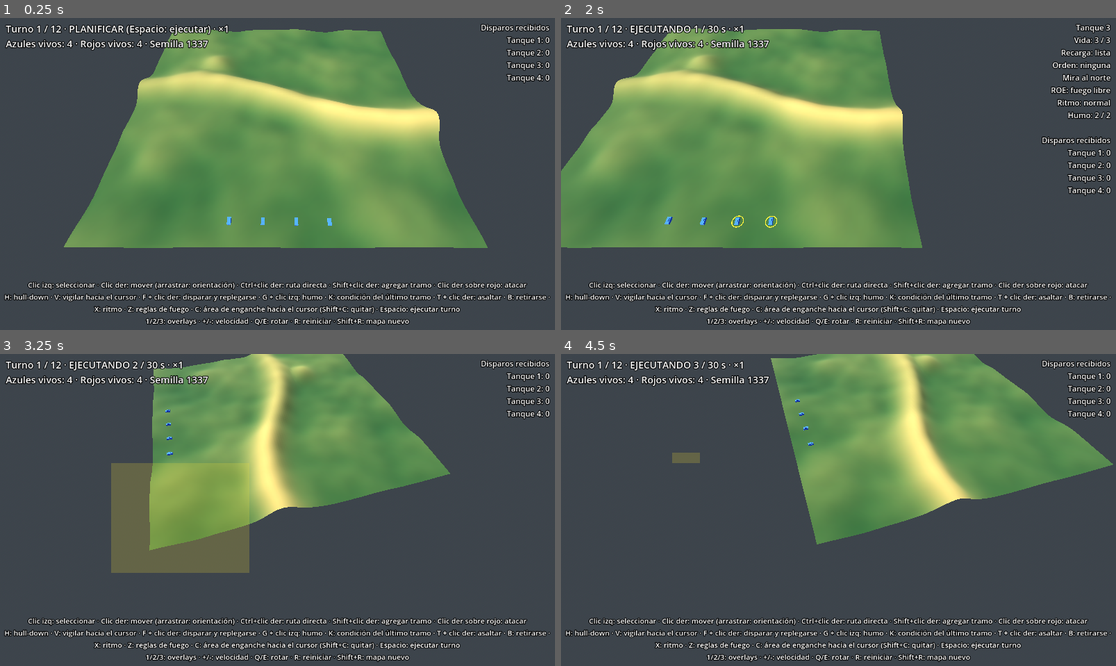
Above: before the commit, frames 1-4 (two rows, left to right).
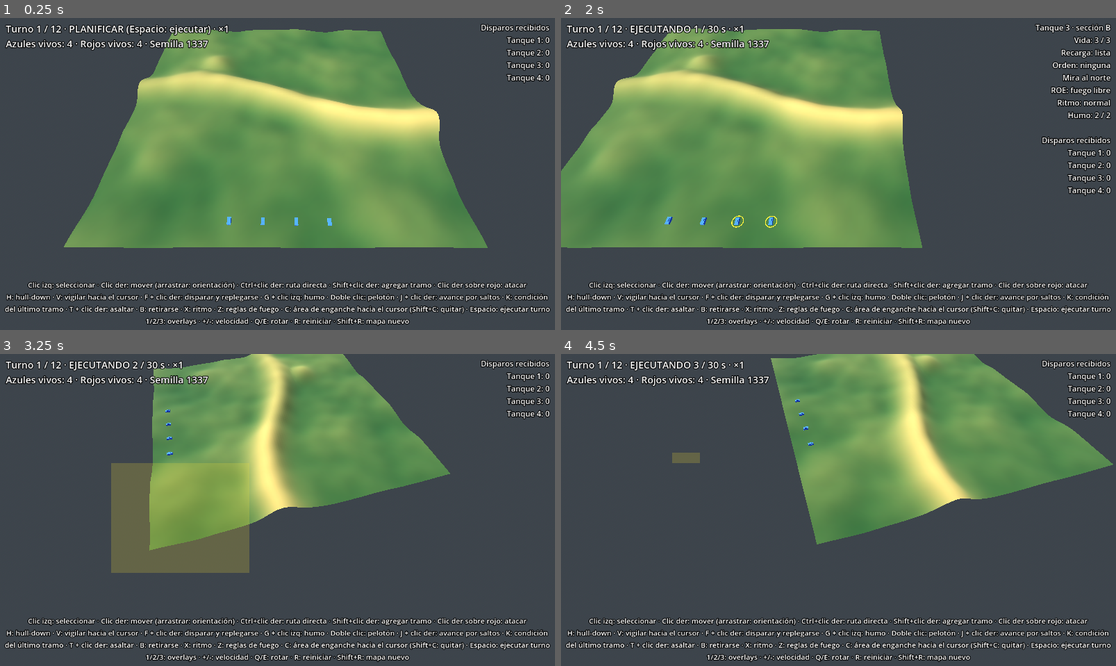
Above: after the commit, the same moments.

Repository: LeandroK99/Demogamev1
Game: Godot game, scene res://main.tscn
Two runs of this game, one before a commit and one after it. Both use one fixed random seed, a clock stepped at 60 frames per second and the inputs below.
Inputs (mouse positions are in pixels of both pictures, inside the frame that each line leads up to):
- Up to frame 1 (0.25 s): no input
- Up to frame 2 (2 s): tap Enter at 0.5 s; move the mouse to (960, 158) at 0.52 s; hold D 0.53-1.25 s; tap J at 0.6 s; click (960, 158) at 0.67 s; tap Space at 0.77 s; drag from (727, 189) to (810, 236) at 1.27 s
- Up to frame 3 (3.25 s): move the mouse to (333, 441) at 2.02 s; hold D 2.03-2.75 s; hold Q 2.03-2.75 s; click (333, 441) at 2.17 s; tap J at 2.3 s; drag from (249, 572) to (111, 463) at 2.77 s
- Up to frame 4 (4.5 s): move the mouse to (1005, 556) at 3.52 s; hold A 3.53-4.25 s; tap H at 3.6 s; click (1005, 556) at 3.67 s; tap Space at 3.77 s; tap J at 3.8 s; drag from (672, 463) to (755, 432) at 4.27 s

The runs differ from the first frame. In frame 1, 2.7% of the frame differs, in the area x 0-100%, y 88-95%; in frame 2, 2.9%, in the area x 0-100%, y 1-95%; in frame 3, 2.7%; in frame 4, 2.7%.

Commit message:
fase 17: pelotón con dos secciones, orden repartida y avance por saltos
Co-Authored-By: Claude Opus 5.5 <noreply@anthropic.com>
Claude-Session: https://claude.ai/code/session_01FRAVKPY78grxLMWDVvAnAv

Diff:
--- a/game/hud.gd
+++ b/game/hud.gd
@@ -4,7 +4,7 @@
 
 const PLAYER_SIDE: int = 0
 const HELP: String = "Clic izq: seleccionar · Clic der: mover (arrastrar: orientación) · Ctrl+clic der: ruta directa · Shift+clic der: agregar tramo · Clic der sobre rojo: atacar\n" \
-	+ "H: hull-down · V: vigilar hacia el cursor · F + clic der: disparar y replegarse · G + clic izq: humo · K: condición del último tramo · T + clic …(227 unchanged characters)…
+	+ "H: hull-down · V: vigilar hacia el cursor · F + clic der: disparar y replegarse · G + clic izq: humo · Doble clic: pelotón · J + clic der: avance por saltos · K: condición del último tramo · T + clic …(227 unchanged characters)…
 const ORDER_NAMES: Dictionary = {
 	Unit.Order.NONE: "ninguna",
 	Unit.Order.MOVE: "mover",
@@ -124,6 +124,9 @@
 	if input_controller.pending_mode == "scoot":
 		lines.append("Clic derecho: posición de tiro (Esc cancela)")
 		lines.append("")
+	elif input_controller.pending_mode == "bound":
+		lines.append("Clic derecho: objetivo del avance por saltos (Esc cancela)")
+		lines.append("")
 	elif input_controller.pending_mode == "assault":
 		lines.append("Clic derecho: objetivo del asalto (Esc cancela)")
 		lines.append("")
@@ -131,7 +134,10 @@
 		lines.append("Clic izquierdo: dónde tirar el humo (Esc cancela)")
 		lines.append("")
 	if sel != null:
-		lines.append("Tanque %d" % (sel.id + 1))
+		var plt: Platoon = world.platoon_of(sel.id)
+		if input_controller.selected_platoon() != null:
+			lines.append("Pelotón completo (%d tanques)" % input_controller.selected_ids.size())
+		lines.append("Tanque %d · sección %s" % [sel.id + 1, Platoon.section_letter(plt.section_of(sel.id) if plt != null else -1)])
 		lines.append("Vida: %d / %d" % [sel.hp, Config.TANK_HP])
 		lines.append("Recarga: %s" % ("lista" if sel.reload_left <= 0.0 else "%.1f s" % sel.reload_left))
 		var order_text: String = ORDER_NAMES.get(sel.order, "?")
--- a/game/input_controller.gd
+++ b/game/input_controller.gd
@@ -10,7 +10,6 @@
 
 const CLICK_PICK_PX: float = 30.0 # radio en píxeles para seleccionar con un clic
 const DRAG_MIN_PX: float = 8.0 # menos que esto es un clic, no un recuadro
-const FORMATION_GAP: int = 3 # celdas entre tanques que reciben la misma orden
 const PLAYER_SIDE: int = 0
 const COLOR_PATH: Color = Color(1.0, 0.9, 0.2)
 const COLOR_PATH_DIRECT: Color = Color(1.0, 0.5, 0.1)
@@ -75,6 +74,9 @@
 			if mb.pressed and pending_mode == "smoke":
 				pending_mode = ""
 				_smoke_at(mb.position)
+			elif mb.pressed and mb.double_click:
+				_dragging = false
+				_select_platoon_at(mb.position)
 			elif mb.pressed:
 				_dragging = true
 				_drag_start = mb.position
@@ -108,6 +110,10 @@
 	if key != null and key.pressed and not key.echo and key.physical_keycode == KEY_ESCAPE:
 		pending_mode = ""
 		return
+	if key != null and key.pressed and not key.echo and key.physical_keycode == KEY_J:
+		if world.phase == SimWorld.Phase.PLAN and selected_platoon() != null:
+			pending_mode = "bound"
+		return
 	if key != null and key.pressed and not key.echo and key.physical_keycode == KEY_K:
 		_cycle_gate()
 		return
@@ -185,6 +191,21 @@
 	_set_selection(ids)
 
 
+## Doble clic sobre un tanque: todo su pelotón.
+func _select_platoon_at(screen: Vector2) -> void:
+	_select_click(screen)
+	if selected_ids.is_empty():
+		return
+	var p: Platoon = world.platoon_of(selected_ids[0])
+	if p == null:
+		return
+	var ids: Array[int] = []
+	for uid: int in p.unit_ids():
+		if world.get_unit(uid).alive:
+			ids.append(uid)
+	_set_selection(ids)
+
+
 func _select_box(rect: Rect2) -> void:
 	var ids: Array[int] = []
 	for v: UnitView in _own_views():
@@ -224,6 +245,12 @@
 		var cells: Dictionary = _formation_cells(world.height_field.world_to_cell(hit as Vector3), Vector2.ZERO)
 		for id: int in cells:
 			world.order_scoot(id, cells[id])
+		return
+	if pending_mode == "bound":
+		pending_mode = ""
+		var p: Platoon = selected_platoon()
+		if p != null:
+			world.order_platoon_bound(p.id, world.height_field.world_to_cell(hit as Vector3))
 		return
 	if pending_mode == "assault":
 		pending_mode = ""
@@ -363,9 +390,13 @@
 	return best
 
 
-## Mover en línea: los tanques se reparten perpendiculares a la orientación
-## (o a lo ancho si no hay orientación), ordenados por su posición actual.
+## Mover: si la selección es el pelotón entero, la orden se reparte entre sus secciones;
+## si no, los tanques se reparten en línea perpendicular a la orientación.
 func _issue_move(target: Vector2i, facing: Vector2, covered: bool, append: bool) -> void:
+	var p: Platoon = selected_platoon()
+	if p != null:
+		world.order_platoon_move(p.id, target, facing, covered, append)
+		return
 	var cells: Dictionary = _formation_cells(target, facing)
 	for id: int in cells:
 		if not world.order_move(id, cells[id], facing, covered, append):
@@ -374,18 +405,26 @@
 
 ## Celda de cada seleccionada (id -> Vector2i) para una orden en línea alrededor de target.
 func _formation_cells(target: Vector2i, facing: Vector2) -> Dictionary:
-	var perp: Vector2 = Vector2(-facing.y, facing.x) if facing != Vector2.ZERO else Vector2(1.0, 0.0)
-	var ids: Array[int] = selected_ids.duplicate()
-	ids.sort_custom(func(a: int, b: int) -> bool:
-		return world.get_unit(a).pos.dot(perp) < world.get_unit(b).pos.dot(perp))
-	var n: int = ids.size()
-	var limit: int = world.height_field.size - 1
-	var out: Dictionary = {}
-	for i: int in n:
-		var off: Vector2 = perp * (float(i) - float(n - 1) * 0.5) * FORMATION_GAP
-		var c: Vector2i = Vector2i((Vector2(target) + off).round())
-		out[ids[i]] = Vector2i(clampi(c.x, 0, limit), clampi(c.y, 0, limit))
-	return out
+	return world.formation_cells(selected_ids, target, facing)
+
+
+## El pelotón si la selección son exactamente sus tanques vivos (o null).
+func selected_platoon() -> Platoon:
+	if selected_ids.is_empty():
+		return null
+	var p: Platoon = world.platoon_of(selected_ids[0])
+	if p == null:
+		return null
+	var alive: Array[int] = []
+	for uid: int in p.unit_ids():
+		if world.get_unit(uid).alive:
+			alive.append(uid)
+	if alive.size() != selected_ids.size():
+		return null
+	for uid: int in alive:
+		if not selected_ids.has(uid):
+			return null
+	return p
 
 
 ## Rutas planificadas (amarillo cubierta, naranja directa), orientación final (celeste) y blanco de ataque (rojo).
--- a/sim/config.gd
+++ b/sim/config.gd
@@ -56,6 +56,9 @@
 const UNITS_PER_SIDE: int = 4
 const DEPLOY_SPACING: int = 8 # celdas entre tanques al desplegar
 const DEPLOY_EDGE_MARGIN: int = 6 # celdas desde el borde del mapa
+const SECTIONS_PER_PLATOON: int = 2 # el pelotón de cada bando se reparte en estas secciones
+const FORMATION_GAP: int = 3 # celdas entre tanques de una misma sección (o de una selección suelta)
+const SECTION_GAP: int = 10 # celdas entre los centros de las secciones de un pelotón
 const PATH_MAX_SLOPE: float = 4.0 # metros; celdas más empinadas son intransitables
 const PATH_SLOPE_COST: float = 1.0 # costo extra en el A* a pendiente máxima
 
--- /dev/null
+++ b/sim/platoon.gd
@@ -0,0 +1,36 @@
+class_name Platoon
+extends RefCounted
+## Pelotón: un grupo de tanques de un bando, repartido en secciones.
+## La orden al pelotón se reparte entre sus secciones (ver SimWorld.order_platoon_*).
+
+var id: int = 0
+var side: int = 0
+var sections: Array[PackedInt32Array] = [] # ids de unidad por sección
+
+
+func _init(p_id: int, p_side: int, p_sections: Array[PackedInt32Array]) -> void:
+	id = p_id
+	side = p_side
+	sections = p_sections
+
+
+## Todas las unidades del pelotón, sección por sección.
+func unit_ids() -> Array[int]:
+	var out: Array[int] = []
+	for sec: PackedInt32Array in sections:
+		for uid: int in sec:
+			out.append(uid)
+	return out
+
+
+## Índice de la sección de la unidad (-1 si no es del pelotón).
+func section_of(unit_id: int) -> int:
+	for i: int in sections.size():
+		if sections[i].has(unit_id):
+			return i
+	return -1
+
+
+## Letra de la sección para el HUD (A, B, ...).
+static func section_letter(idx: int) -> String:
+	return String.chr(65 + idx) if idx >= 0 else "?"
--- a/sim/sim_world.gd
+++ b/sim/sim_world.gd
@@ -12,6 +12,8 @@
 var analysis: TerrainAnalysis
 var pathfinder: Pathfinder
 var units: Array[Unit] = []
+var platoons: Array[Platoon] = [] # uno por bando (índice = side)
+var _bound_count: int = 0 # para nombrar las señales de los avances por saltos
 var rng: RandomNumberGenerator = RandomNumberGenerator.new()
 var turn: int = 1
 var tick_in_turn: int = 0
@@ -76,6 +78,15 @@
 		for i: int in Config.UNITS_PER_SIDE:
 			var x: int = first_x + i * Config.DEPLOY_SPACING
 			units.append(Unit.new(units.size(), side, Vector2(x, y)))
+	# Un pelotón por bando, con los tanques repartidos en secciones consecutivas
+	var per_section: int = maxi(1, ceili(float(Config.UNITS_PER_SIDE) / Config.SECTIONS_PER_PLATOON))
+	for side: int in 2:
+		var secs: Array[PackedInt32Array] = []
+		for i: int in Config.UNITS_PER_SIDE:
+			if i % per_section == 0:
+				secs.append(PackedInt32Array())
+			secs[secs.size() - 1].append(side * Config.UNITS_PER_SIDE + i)
+		platoons.append(Platoon.new(side, side, secs))
 
 
 func get_unit(unit_id: int) -> Unit:
@@ -301,10 +312,143 @@
 			return not visible_enemies[u.side].is_empty()
 		"signal":
 			return signals[u.side].has(gate["name"])
+		"all_signals":
+			for n: String in gate["names"]:
+				if not signals[u.side].has(n):
+					return false
+			return true
 		"unit":
 			var other: Unit = get_unit(int(gate["unit"]))
 			return other == null or not other.alive or (other.path.is_empty() and not other.waiting)
 	return true
+
+
+## --- Pelotón ---
+
+## Pelotón de la unidad (o null).
+func platoon_of(unit_id: int) -> Platoon:
+	for p: Platoon in platoons:
+		if p.section_of(unit_id) >= 0:
+			return p
+	return null
+
+
+## Ids vivos de una sección.
+func _alive_ids(ids: PackedInt32Array) -> Array[int]:
+	var out: Array[int] = []
+	for uid: int in ids:
+		if units[uid].alive:
+			out.append(uid)
+	return out
+
+
+## Celdas en línea alrededor de target (id -> Vector2i), perpendiculares a facing
+## (o a lo ancho si no hay orientación), gap celdas entre unidades, ordenadas por su posición actual.
+func formation_cells(ids: Array[int], target: Vector2i, facing: Vector2, gap: float = Config.FORMATION_GAP) -> Dictionary:
+	var perp: Vector2 = Vector2(-facing.y, facing.x) if facing != Vector2.ZERO else Vector2(1.0, 0.0)
+	var sorted: Array[int] = ids.duplicate()
+	sorted.sort_custom(func(a: int, b: int) -> bool:
+		return units[a].pos.dot(perp) < units[b].pos.dot(perp))
+	var n: int = sorted.size()
+	var out: Dictionary = {}
+	for i: int in n:
+		var off: Vector2 = perp * (float(i) - float(n - 1) * 0.5) * gap
+		out[sorted[i]] = _clamp_cell(Vector2i((Vector2(target) + off).round()))
+	return out
+
+
+func _clamp_cell(c: Vector2i) -> Vector2i:
+	var limit: int = height_field.size - 1
+	return Vector2i(clampi(c.x, 0, limit), clampi(c.y, 0, limit))
+
+
+## Destinos de un pelotón (id -> Vector2i): las secciones lado a lado a SECTION_GAP,
+## cada una en línea a FORMATION_GAP. Las secciones se ordenan por su posición actual.
+func platoon_cells(p: Platoon, target: Vector2i, facing: Vector2) -> Dictionary:
+	var perp: Vector2 = Vector2(-facing.y, facing.x) if facing != Vector2.ZERO else Vector2(1.0, 0.0)
+	var secs: Array[Array] = []
+	for sec: PackedInt32Array in p.sections:
+		var ids: Array[int] = _alive_ids(sec)
+		if not ids.is_empty():
+			secs.append(ids)
+	secs.sort_custom(func(a: Array, b: Array) -> bool:
+		return _centroid(a).dot(perp) < _centroid(b).dot(perp))
+	var out: Dictionary = {}
+	for i: int in secs.size():
+		var center: Vector2 = Vector2(target) + perp * (float(i) - float(secs.size() - 1) * 0.5) * Config.SECTION_GAP
+		var ids: Array[int] = []
+		ids.assign(secs[i])
+		out.merge(formation_cells(ids, _clamp_cell(Vector2i(center.round())), facing))
+	return out
+
+
+func _centroid(ids: Array) -> Vector2:
+	var sum: Vector2 = Vector2.ZERO
+	for uid: int in ids:
+		sum += units[uid].pos
+	return sum / float(maxi(1, ids.size()))
+
+
+## Mueve a cada unidad a su celda; si la celda no sirve, al punto exacto. Devuelve cuántas aceptaron.
+func _move_to_cells(cells: Dictionary, target: Vector2i, facing: Vector2, covered: bool, append: bool) -> int:
+	var ok: int = 0
+	for uid: int in cells:
+		if order_move(uid, cells[uid], facing, covered, append) or order_move(uid, target, facing, covered, append):
+			ok += 1
+	return ok
+
+
+## Orden al pelotón: se reparte entre las secciones (ver platoon_cells).
+func order_platoon_move(platoon_id: int, target: Vector2i, facing: Vector2 = Vector2.ZERO, covered: bool = true, append: bool = false) -> bool:
+	if platoon_id < 0 or platoon_id >= platoons.size() or phase != Phase.PLAN:
+		return false
+	var p: Platoon = platoons[platoon_id]
+	return _move_to_cells(platoon_cells(p, target, facing), target, facing, covered, append) > 0
+
+
+## Avance por saltos: la sección más cercana al objetivo va primero y, cuando llega toda,
+## arranca la otra (las demás esperan quietas, cubriendo). Usa señales de la fase 16.
+func order_platoon_bound(platoon_id: int, target: Vector2i, facing: Vector2 = Vector2.ZERO) -> bool:
+	if platoon_id < 0 or platoon_id >= platoons.size() or phase != Phase.PLAN:
+		return false
+	var p: Platoon = platoons[platoon_id]
+	var cells: Dictionary = platoon_cells(p, target, facing)
+	var secs: Array[Array] = []
+	for sec: PackedInt32Array in p.sections:
+		var ids: Array[int] = _alive_ids(sec)
+		if not ids.is_empty():
+			secs.append(ids)
+	if secs.is_empty():
+		return false
+	secs.sort_custom(func(a: Array, b: Array) -> bool:
+		return _centroid(a).distance_to(Vector2(target)) < _centroid(b).distance_to(Vector2(target)))
+	var ok: int = 0
+	var prev_signals: Array[String] = []
+	for i: int in secs.size():
+		var my_signals: Array[String] = []
+		for uid: int in secs[i]:
+			if not cells.has(uid):
+				continue
+			var one: Dictionary = {uid: cells[uid]}
+			if _move_to_cells(one, target, facing, true, false) == 0:
+				continue
+			ok += 1
+			if units[uid].waypoints.is_empty():
+				continue # ya estaba en su celda: no espera ni avisa
+			_bound_count += 1
+			var sig: String = "salto %d" % _bound_count
+			signal_leg(uid, -1, sig)
+			my_signals.append(sig)
+			# Espera a que llegue toda la sección anterior (una condición por tanque de esa sección)
+			if not prev_signals.is_empty():
+				gate_leg(uid, 0, _all_signals_gate(prev_signals))
+		prev_signals = my_signals
+	return ok > 0
+
+
+## Condición compuesta: todas las señales.
+static func _all_signals_gate(names: Array[String]) -> Dictionary:
+	return {"type": "all_signals", "names": names.duplicate()}
 
 
 ## Ritmo de una unidad (solo en PLAN). Dura hasta que se cambie.
--- /dev/null
+++ b/tests/test_platoon.gd
@@ -0,0 +1,70 @@
+extends TestBase
+## Tests del pelotón: secciones, orden repartida y avance por saltos.
+
+const N: int = 96
+
+
+func _world() -> SimWorld:
+	var world: SimWorld = SimWorld.new(7, HeightField.new(N), false)
+	for u: Unit in world.units:
+		if u.side == 1:
+			u.alive = u.id == 4
+	world.units[4].pos = Vector2(48, 2)
+	world.units[4].reload_left = 1000.0
+	world.update_detection()
+	return world
+
+
+func test_platoons_have_two_sections() -> void:
+	var world: SimWorld = _world()
+	assert_eq(world.platoons.size(), 2, "un pelotón por bando")
+	var p: Platoon = world.platoons[0]
+	assert_eq(p.sections.size(), 2, "dos secciones")
+	assert_eq(p.sections[0], PackedInt32Array([0, 1]), "sección A")
+	assert_eq(p.sections[1], PackedInt32Array([2, 3]), "sección B")
+	assert_eq(world.platoon_of(6).side, 1, "el tanque 6 es del pelotón rojo")
+
+
+func test_platoon_move_spreads_sections() -> void:
+	var world: SimWorld = _world()
+	assert_true(world.order_platoon_move(0, Vector2i(48, 70)), "orden aceptada")
+	var dest: Array[Vector2i] = []
+	for uid: int in 4:
+		dest.append(world.destination(world.units[uid]))
+	var within: float = Vector2(dest[0]).distance_to(Vector2(dest[1]))
+	var between: float = Vector2(dest[1]).distance_to(Vector2(dest[2]))
+	assert_true(within <= Config.FORMATION_GAP + 0.5, "dentro de la sección: %.1f" % within)
+	assert_true(between > within + 2.0, "entre secciones hay más espacio: %.1f" % between)
+	for i: int in 4:
+		for j: int in range(i + 1, 4):
+			assert_true(dest[i] != dest[j], "destinos distintos")
+
+
+func test_platoon_move_skips_dead() -> void:
+	var world: SimWorld = _world()
+	world.units[2].alive = false
+	assert_true(world.order_platoon_move(0, Vector2i(48, 70)), "orden aceptada")
+	assert_true(world.units[2].path.is_empty(), "el muerto no recibe orden")
+	assert_true(not world.units[3].path.is_empty(), "el resto sí")
+
+
+func test_bounding_overwatch() -> void:
+	var world: SimWorld = _world()
+	# La sección B (2, 3) más cerca del objetivo, al este
+	assert_true(world.order_platoon_bound(0, Vector2i(70, 75)), "avance por saltos aceptado")
+	var b_first: Array[int] = [2, 3]
+	var a_second: Array[int] = [0, 1]
+	world.begin_execute()
+	var first_done_tick: int = -1
+	var second_start_tick: int = -1
+	var start_pos: Vector2 = world.units[0].pos
+	for i: int in 600:
+		world.step()
+		if first_done_tick < 0 and world.units[2].path.is_empty() and world.units[3].path.is_empty():
+			first_done_tick = world.total_ticks
+		if second_start_tick < 0 and world.units[0].pos != start_pos:
+			second_start_tick = world.total_ticks
+	assert_true(first_done_tick > 0, "la primera sección llegó")
+	assert_true(second_start_tick >= first_done_tick, "la segunda arrancó cuando llegó la primera (%d >= %d)" % [second_start_tick, first_done_tick])
+	for uid: int in a_second + b_first:
+		assert_true(world.units[uid].path.is_empty(), "el tanque %d llegó" % uid)
Not shown, added: sim/platoon.gd.uid
Not shown, added: tests/test_gates.gd.uid
Not shown, added: tests/test_pace.gd.uid
Not shown, added: tests/test_platoon.gd.uid
